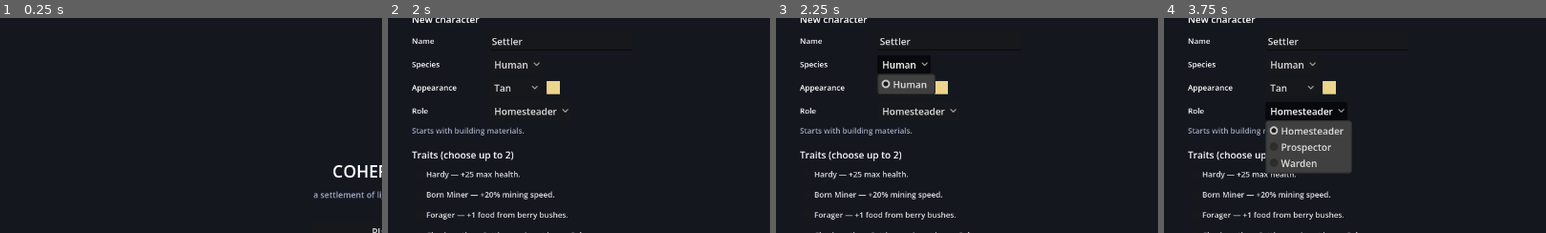
Above: before the commit, frames 1-4 (left to right).
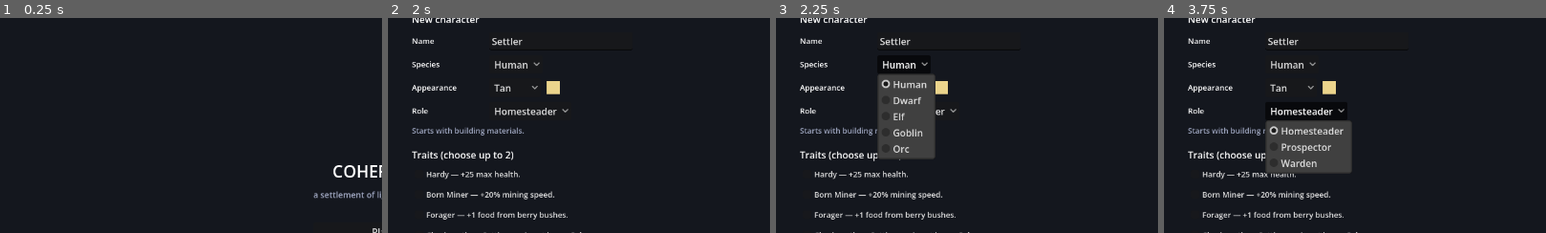
Above: after the commit, the same moments.

Repository: ppeck1/coheronia
Game: Godot game, scene res://scenes/shell/Shell.tscn
The game is run twice, just before and just after one commit, with the same random seed, the same clock (stepped at 60 frames per second) and the same inputs.
Inputs:
- Up to frame 1 (0.25 s): no input
- Up to frame 2 (2 s): click "Play" at 0.5 s; click "New Character" at 1.25 s
- Up to frame 3 (2.25 s): click "Human" at 2 s
- Up to frame 4 (3.75 s): click "Tan" at 2.75 s; click "Homesteader" at 3.5 s
The pictures show only the part of the screen within x 0-50%, y 5-55%; the shares and areas given below are measured in that part.

Frames 1-2 are identical in both runs. In frame 3, 4.3% of the frame differs, in the area x 26-42%, y 34-66%; in frame 4, nothing differs.

Commit message:
v0.5 Wave 3: ancestry Phase B player effects
New ancestry_registry.gd loads data/ancestries.json. Character creation
now offers the five Phase B ancestries (human, dwarf, elf, goblin, orc)
and applies numeric player_effects at world entry: dwarf move/jump 0.9x
and 0.85x with 20% faster stone/ore mining, orc +25 max health, human
1.05x XP gain via award_xp. Unknown or legacy species keep identity
values; effects re-derive from data on load and are never persisted.
Smoke extended 77 -> 84 assertions.

Co-Authored-By: Claude Fable 5 <noreply@anthropic.com>

Diff:
--- a/data/character_data.json
+++ b/data/character_data.json
@@ -6,6 +6,50 @@
       "id": "human",
       "display_name": "Human",
       "description": "The founding species of Coheronia.",
+      "abilities": [],
+      "needs_modifiers": {},
+      "social_effects": {},
+      "lifespan": "standard",
+      "weaknesses": [],
+      "faction_reactions": {}
+    },
+    {
+      "id": "dwarf",
+      "display_name": "Dwarf",
+      "description": "Sturdy mountain folk. Slower movement, but master miners.",
+      "abilities": [],
+      "needs_modifiers": {},
+      "social_effects": {},
+      "lifespan": "standard",
+      "weaknesses": [],
+      "faction_reactions": {}
+    },
+    {
+      "id": "elf",
+      "display_name": "Elf",
+      "description": "Agile forest-dwellers attuned to nature.",
+      "abilities": [],
+      "needs_modifiers": {},
+      "social_effects": {},
+      "lifespan": "standard",
+      "weaknesses": [],
+      "faction_reactions": {}
+    },
+    {
+      "id": "goblin",
+      "display_name": "Goblin",
+      "description": "Small and quick scavengers with a knack for ingenuity.",
+      "abilities": [],
+      "needs_modifiers": {},
+      "social_effects": {},
+      "lifespan": "standard",
+      "weaknesses": [],
+      "faction_reactions": {}
+    },
+    {
+      "id": "orc",
+      "display_name": "Orc",
+      "description": "Powerful and durable. High health, built for endurance.",
       "abilities": [],
       "needs_modifiers": {},
       "social_effects": {},
--- /dev/null
+++ b/scripts/data/ancestry_registry.gd
@@ -0,0 +1,40 @@
+extends RefCounted
+## AncestryRegistry: loads data/ancestries.json once and serves ancestry
+## definitions and Phase B id list. Mirrors the enemy_registry.gd pattern.
+## Construct once in game_root._ready().
+
+const PHASE_B_IDS: Array = ["human", "dwarf", "elf", "goblin", "orc"]
+
+var _data: Dictionary = {}
+var _ancestries: Array = []
+
+
+func _init() -> void:
+	var file := FileAccess.open("res://data/ancestries.json", FileAccess.READ)
+	if file == null:
+		push_error("AncestryRegistry: cannot open res://data/ancestries.json")
+		return
+	var parsed = JSON.parse_string(file.get_as_text())
+	if not parsed is Dictionary:
+		push_error("AncestryRegistry: ancestries.json did not parse to a dictionary")
+		return
+	_data = parsed
+	_ancestries = _data.get("ancestries", [])
+
+
+## Returns the full ancestry dict for the given id, or {} if not found.
+func get_ancestry(id: String) -> Dictionary:
+	for entry: Dictionary in _ancestries:
+		if entry.get("id", "") == id:
+			return entry
+	return {}
+
+
+## Returns the list of Phase B ancestry ids that have wired player effects.
+func phase_b_ids() -> Array:
+	return PHASE_B_IDS
+
+
+## Total number of ancestries defined in ancestries.json.
+func all_count() -> int:
+	return _ancestries.size()
--- a/scripts/main/game_root.gd
+++ b/scripts/main/game_root.gd
@@ -5,6 +5,7 @@
 const SimpleThreatScene := preload("res://scenes/entities/SimpleThreat.tscn")
 const EnemyRegistryClass := preload("res://scripts/data/enemy_registry.gd")
 const ProgressionRegistryClass := preload("res://scripts/data/progression_registry.gd")
+const AncestryRegistryClass := preload("res://scripts/data/ancestry_registry.gd")
 
 const DAY_LENGTH_SECONDS := 100.0
 const NIGHT_START := 0.65          # time_of_day fraction where night begins
@@ -48,6 +49,7 @@
 var _cave_spawn_timer := 0.0
 
 var _progression_registry = null    # ProgressionRegistryClass instance
+var _ancestry_registry = null       # AncestryRegistryClass instance
 var xp_totals: Dictionary = {}      # xp_type_id -> int (per-type totals)
 var player_level := 1
 var base_xp := 0                    # informational; base_level check is authoritative
@@ -60,12 +62,14 @@
 	GameState.ensure_play_context()
 	_enemy_registry = EnemyRegistryClass.new()
 	_progression_registry = ProgressionRegistryClass.new()
+	_ancestry_registry = AncestryRegistryClass.new()
 	# Initialise XP totals to zero for every known type.
 	for t: Dictionary in _progression_registry.xp_types():
 		xp_totals[str(t.get("id", ""))] = 0
 	_wire_references()
 	_wire_signals()
 	player.apply_character(GameState.current_character)
+	apply_ancestry_for_species(str(GameState.current_character.get("species", "")))
 	var saved_state: Dictionary = GameState.get_current_state()
 	if saved_state.is_empty():
 		world.setup(config().seed_value())
@@ -629,6 +633,21 @@
 # Progression: player XP, levels, base level
 # ---------------------------------------------------------------------------
 
+## Applies the wired Phase B player_effects for species_id to the player.
+## Non-Phase-B or unknown species receive all-default values (mult 1.0, bonus 0).
+## Always call this after player.apply_character() so ancestry_health_bonus
+## stacks correctly on top of the trait/role max_health base.
+func apply_ancestry_for_species(species_id: String) -> void:
+	if _ancestry_registry == null:
+		player.apply_ancestry_effects({})
+		return
+	if species_id in _ancestry_registry.phase_b_ids():
+		var ancestry: Dictionary = _ancestry_registry.get_ancestry(species_id)
+		player.apply_ancestry_effects(ancestry.get("player_effects", {}))
+	else:
+		player.apply_ancestry_effects({})
+
+
 ## Award XP for event_id (defined in player_xp.json).
 ## Adds the event's base_amount to the matching xp_type total and
 ## also_awards.base_xp to the base XP pool, then recalculates player level.
@@ -639,7 +658,8 @@
 	if ev.is_empty():
 		return
 	var xp_type: String = str(ev.get("xp_type", ""))
-	var amount: int = int(ev.get("base_amount", 0))
+	var raw_amount: int = int(ev.get("base_amount", 0))
+	var amount: int = int(round(float(raw_amount) * player.learning_speed_mult))
 	var base_gain: int = int(ev.get("also_awards", {}).get("base_xp", 0))
 	if xp_type != "":
 		xp_totals[xp_type] = int(xp_totals.get(xp_type, 0)) + amount
--- a/scripts/main/smoke_test.gd
+++ b/scripts/main/smoke_test.gd
@@ -501,6 +501,61 @@
 		and int(root.xp_totals.get("labor", 0)) == 77,
 		"base_level=%d labor_xp=%d" % [root.base_level, int(root.xp_totals.get("labor", 0))])
 
+	# --- Ancestry Phase B: registry loads + player_effects wired ---
+
+	# Registry loads all 12 ancestries; phase_b_ids returns exactly 5.
+	var ancestry_reg = load("res://scripts/data/ancestry_registry.gd").new()
+	_check("ancestries_json_loads_via_registry", ancestry_reg.all_count() == 12,
+		"%d ancestries loaded" % ancestry_reg.all_count())
+	_check("ancestry_phase_b_ids_count", ancestry_reg.phase_b_ids().size() == 5,
+		"phase_b_ids=%s" % str(ancestry_reg.phase_b_ids()))
+
+	# Dwarf: 0.9x move speed and 1.2x stone/ore mining vs baseline defaults.
+	player.apply_character(GameState.current_character)
+	var baseline_move_mult: float = player.ancestry_move_mult  # 1.0 after reset
+	var baseline_mine_mult: float = player.stone_ore_mine_mult  # 1.0 after reset
+	root.apply_ancestry_for_species("dwarf")
+	_check("dwarf_move_speed_09x", absf(player.ancestry_move_mult - 0.9 * baseline_move_mult) < 0.001,
+		"ancestry_move_mult=%.3f (expected %.3f)" % [player.ancestry_move_mult, 0.9 * baseline_move_mult])
+	_check("dwarf_stone_ore_mining_12x", absf(player.stone_ore_mine_mult - 1.2 * baseline_mine_mult) < 0.001,
+		"stone_ore_mine_mult=%.3f (expected %.3f)" % [player.stone_ore_mine_mult, 1.2 * baseline_mine_mult])
+
+	# Orc: max health rises by exactly 25 above the trait/role baseline.
+	player.apply_character(GameState.current_character)
+	var baseline_max_health: float = player.max_health
+	root.apply_ancestry_for_species("orc")
+	_check("orc_health_bonus_25", absf(player.max_health - (baseline_max_health + 25.0)) < 0.01,
+		"max_health=%.0f baseline=%.0f" % [player.max_health, baseline_max_health])
+
+	# Human: award_xp yields >= the baseline amount (1.05x, rounded).
+	player.apply_character(GameState.current_character)
+	var _labor_snap: int = int(root.xp_totals.get("labor", 0))
+	root.award_xp("block_mined")
+	var baseline_gain: int = int(root.xp_totals.get("labor", 0)) - _labor_snap
+	root.xp_totals["labor"] = _labor_snap  # restore before human test
+	player.apply_character(GameState.current_character)
+	root.apply_ancestry_for_species("human")
+	var _human_snap: int = int(root.xp_totals.get("labor", 0))
+	root.award_xp("block_mined")
+	var human_gain: int = int(root.xp_totals.get("labor", 0)) - _human_snap
+	_check("human_learning_mult_xp", human_gain >= baseline_gain,
+		"human_gain=%d baseline_gain=%d" % [human_gain, baseline_gain])
+
+	# Unknown/legacy species: all ancestry multipliers stay at their safe defaults.
+	player.apply_character(GameState.current_character)
+	root.apply_ancestry_for_species("unknown_legacy_species")
+	_check("unknown_species_at_baseline",
+		absf(player.ancestry_move_mult - 1.0) < 0.001
+		and absf(player.ancestry_jump_mult - 1.0) < 0.001
+		and absf(player.stone_ore_mine_mult - 1.0) < 0.001
+		and absf(player.learning_speed_mult - 1.0) < 0.001,
+		"move=%.3f jump=%.3f mine=%.3f learn=%.3f" % [player.ancestry_move_mult,
+			player.ancestry_jump_mult, player.stone_ore_mine_mult, player.learning_speed_mult])
+
+	# Restore: apply the current character and its ancestry before the screenshot.
+	player.apply_character(GameState.current_character)
+	root.apply_ancestry_for_species(str(GameState.current_character.get("species", "")))
+
 	# --- Screenshot evidence (windowed runs only) ---
 	if DisplayServer.get_name() != "headless":
 		# Frame the Town Hall and its torches so lighting/shadows are visible.
--- a/scripts/player/player.gd
+++ b/scripts/player/player.gd
@@ -31,6 +31,13 @@
 var hotbar: Array[String] = ["dirt", "wood", "stone", "torch", "lantern"]
 var selected_slot := 0
 
+# Ancestry effects (Phase B; reset in apply_character, set by apply_ancestry_effects).
+var ancestry_move_mult := 1.0
+var ancestry_jump_mult := 1.0
+var stone_ore_mine_mult := 1.0
+var ancestry_health_bonus := 0.0
+var learning_speed_mult := 1.0
+
 var mine_target := Vector2i(-99999, -99999)
 var mine_progress := 0.0
 var mine_required := 0.0
@@ -43,8 +50,15 @@
 
 
 ## Applies a shell character (appearance, traits, role effects) to this
-## player. Called by game_root before the world starts.
+## player. Resets ancestry effects to defaults; call apply_ancestry_effects
+## afterwards when an ancestry should be active.
 func apply_character(character: Dictionary) -> void:
+	# Reset ancestry vars first so stale values never persist across calls.
+	ancestry_move_mult = 1.0
+	ancestry_jump_mult = 1.0
+	stone_ore_mine_mult = 1.0
+	ancestry_health_bonus = 0.0
+	learning_speed_mult = 1.0
 	var appearance: Dictionary = BlockRegistry.appearance_def(str(character.get("appearance", "tan")))
 	body_color = Color.from_string("#" + str(appearance.get("body", "ebd48c")), body_color)
 	trim_color = Color.from_string("#" + str(appearance.get("trim", "59402e")), trim_color)
@@ -64,13 +78,28 @@
 	queue_redraw()
 
 
+## Applies ancestry player_effects dict to this player. Call after
+## apply_character. Pass {} (or let game_root call apply_ancestry_for_species)
+## to keep defaults for unknown/non-Phase-B species.
+## Wired keys: move_speed_mult, jump_mult, stone_ore_mining_mult,
+##             learning_speed_mult, health_bonus.
+func apply_ancestry_effects(effects: Dictionary) -> void:
+	ancestry_move_mult = float(effects.get("move_speed_mult", 1.0))
+	ancestry_jump_mult = float(effects.get("jump_mult", 1.0))
+	stone_ore_mine_mult = float(effects.get("stone_ore_mining_mult", 1.0))
+	learning_speed_mult = float(effects.get("learning_speed_mult", 1.0))
+	ancestry_health_bonus = float(effects.get("health_bonus", 0.0))
+	max_health += ancestry_health_bonus
+	health = minf(health, max_health)
+
+
 func _physics_process(delta: float) -> void:
 	if not is_on_floor():
 		velocity.y += GRAVITY * delta
 	if Input.is_action_just_pressed("jump") and is_on_floor():
-		velocity.y = JUMP_VELOCITY
+		velocity.y = JUMP_VELOCITY * ancestry_jump_mult
 	var direction := Input.get_axis("move_left", "move_right")
-	velocity.x = direction * SPEED
+	velocity.x = direction * SPEED * ancestry_move_mult
 	move_and_slide()
 	_hurt_cooldown = maxf(0.0, _hurt_cooldown - delta)
 
@@ -111,7 +140,12 @@
 	if cell != mine_target:
 		mine_target = cell
 		mine_progress = 0.0
-		mine_required = world.mine_time(cell, effective_mine_speed())
+		var _mine_speed := effective_mine_speed()
+		if stone_ore_mine_mult != 1.0:
+			var _bid: String = world.block_at(cell)
+			if _bid == "stone" or _bid == "ore":
+				_mine_speed *= stone_ore_mine_mult
+		mine_required = world.mine_time(cell, _mine_speed)
 	mine_progress += delta
 	if mine_progress < mine_required:
 		return false
